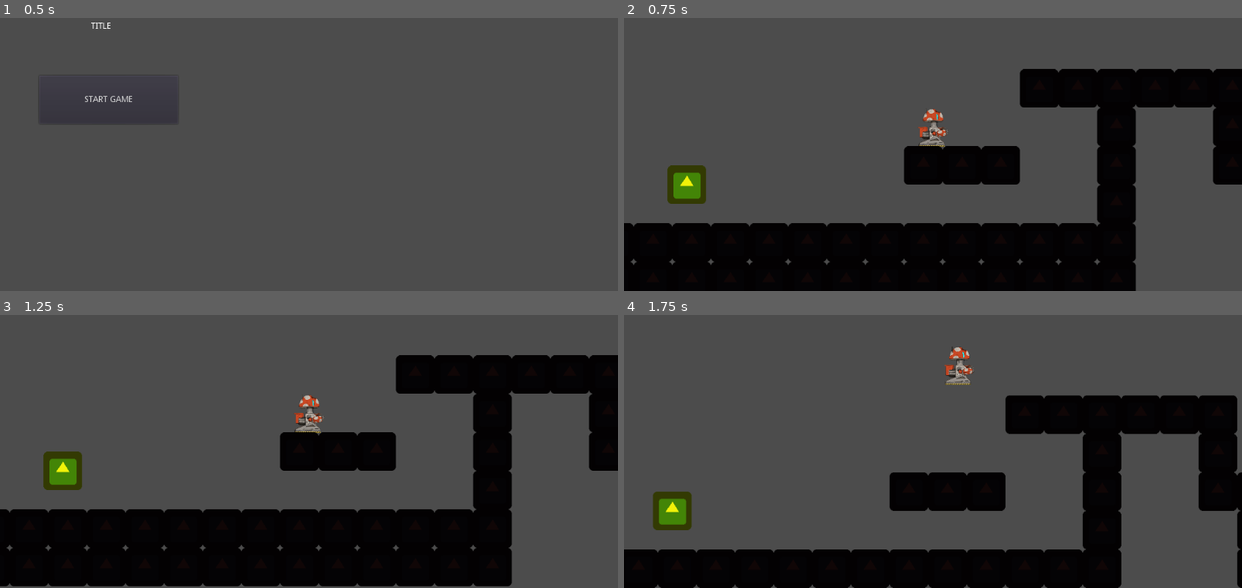
Above: before the commit, frames 1-4 (two rows, left to right).
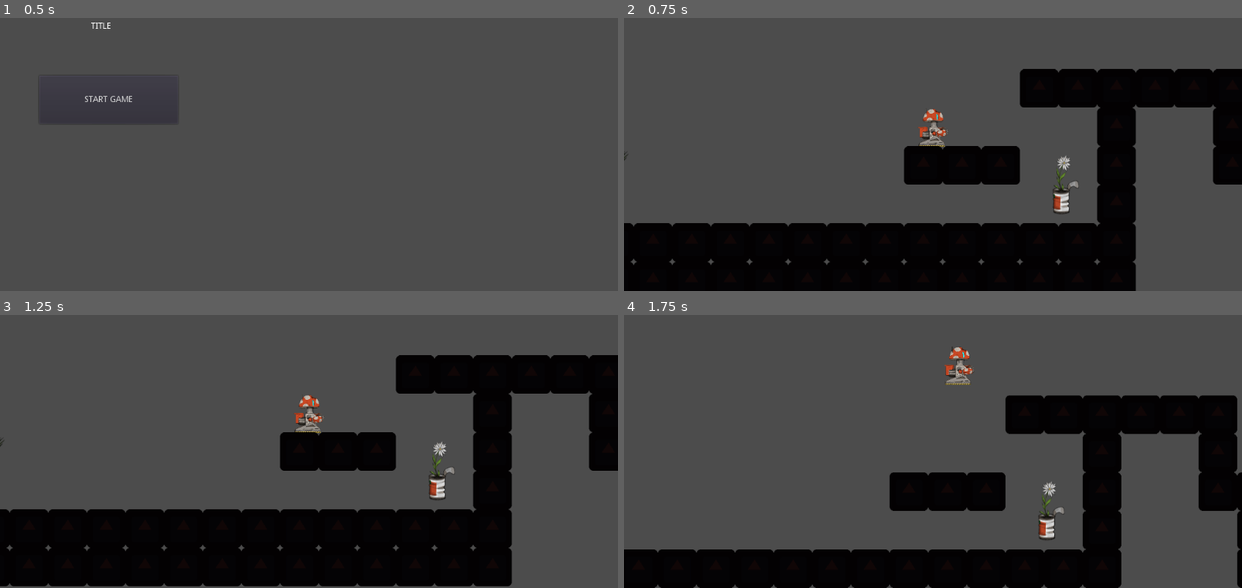
Above: after the commit, the same moments.

Repository: Khaleer/gamejam
Game: Godot game, scene res://main.tscn
Same seed, same stepped clock (60 frames per second), same inputs: the game is played once before the commit and once after it. The engine's default icon, where the game draws it, is replaced by a stand-in: a white triangle on a blue panel in a dark square.
Inputs:
- Up to frame 1 (0.5 s): no input
- Up to frame 2 (0.75 s): click "START GAME" at 0.5 s
- Up to frame 3 (1.25 s): no input
- Up to frame 4 (1.75 s): hold Right (right) from 1.28 s (still down); hold W (jump) from 1.28 s (still down)

Frame 1 is identical in both runs. In frame 2, 1.2% of the frame differs, in the area x 0-74%, y 49-72%; in frame 3, 1.2%; in frame 4, 1.2%, in the area x 4-72%, y 61-83%.

Commit message:
flower&onion update

Diff:
--- a/game/Global.gd
+++ b/game/Global.gd
@@ -1,7 +1,7 @@
 extends Node
 
 var item_one_collected = false
-var item_two_collected = false
-var item_three_collected = false
+var item_onion_collected = false
+var item_flower_collected = false
 var item_four_collected = false
 var item_five_collected = false
--- a/game/global.tscn
+++ /dev/null
@@ -1,3 +0,0 @@
-[gd_scene format=2]
-
-[node name="world" type="Node2D"]
--- a/game/items/Time_machine.gd
+++ b/game/items/Time_machine.gd
@@ -1,6 +1,20 @@
 extends Area2D
 
 
+func item_test():
+	var test = 0
+	if Global.item_flower_collected == true:
+		test = test + 1
+	if Global.item_onion_collected == true:
+		test = test+1
+	if test == 2:
+		return true
+
+
+
+
+
 func _on_Time_machine_body_entered(body: Node) -> void:
-	if body.is_in_group("player") and Global.item_one_collected == true:
+	item_test()
+	if body.is_in_group("player") and item_test() == true:
 		get_tree().change_scene("res://levels/Level_2.tscn")
--- /dev/null
+++ b/game/items/item_blueprint.tscn
@@ -0,0 +1,19 @@
+[gd_scene load_steps=4 format=2]
+
+[ext_resource path="res://items/item.gd" type="Script" id=1]
+[ext_resource path="res://icon.png" type="Texture" id=2]
+
+[sub_resource type="CircleShape2D" id=1]
+radius = 36.1248
+
+[node name="items" type="Area2D"]
+script = ExtResource( 1 )
+
+[node name="CollisionShape2D" type="CollisionShape2D" parent="."]
+shape = SubResource( 1 )
+
+[node name="Sprite" type="Sprite" parent="."]
+modulate = Color( 0.945098, 0.952941, 0.0392157, 1 )
+texture = ExtResource( 2 )
+
+[connection signal="body_entered" from="." to="." method="_on_items_body_entered"]
--- /dev/null
+++ b/game/items/item_flower.gd
@@ -0,0 +1,16 @@
+extends Area2D
+
+
+signal item_collected
+
+func collected():
+	emit_signal("item_collected")
+	Global.item_flower_collected = true
+	queue_free()
+
+func _on_items_body_entered(body):
+	if body.is_in_group("player"):
+		collected()
+
+
+		#global_items.emit_signal("item_collected")
--- /dev/null
+++ b/game/items/item_flower.tscn
@@ -0,0 +1,19 @@
+[gd_scene load_steps=4 format=2]
+
+[ext_resource path="res://items/flower.png" type="Texture" id=1]
+[ext_resource path="res://items/item_flower.gd" type="Script" id=2]
+
+[sub_resource type="CapsuleShape2D" id=1]
+radius = 16.0
+height = 60.0
+
+[node name="items" type="Area2D"]
+script = ExtResource( 2 )
+
+[node name="CollisionShape2D" type="CollisionShape2D" parent="."]
+shape = SubResource( 1 )
+
+[node name="Sprite" type="Sprite" parent="."]
+texture = ExtResource( 1 )
+
+[connection signal="body_entered" from="." to="." method="_on_items_body_entered"]
--- /dev/null
+++ b/game/items/item_onion.gd
@@ -0,0 +1,16 @@
+extends Area2D
+
+
+signal item_collected
+
+func collected():
+	emit_signal("item_collected")
+	Global.item_onion_collected = true
+	queue_free()
+
+func _on_items_body_entered(body):
+	if body.is_in_group("player"):
+		collected()
+
+
+		#global_items.emit_signal("item_collected")
--- a/game/items/item.tscn
+++ b/game/items/item_onion.tscn
@@ -1,10 +1,10 @@
 [gd_scene load_steps=4 format=2]
 
-[ext_resource path="res://icon.png" type="Texture" id=1]
-[ext_resource path="res://items/item.gd" type="Script" id=2]
+[ext_resource path="res://items/onion.png" type="Texture" id=1]
+[ext_resource path="res://items/item_onion.gd" type="Script" id=2]
 
 [sub_resource type="CircleShape2D" id=1]
-radius = 36.1248
+radius = 43.0813
 
 [node name="items" type="Area2D"]
 script = ExtResource( 2 )
@@ -13,7 +13,6 @@
 shape = SubResource( 1 )
 
 [node name="Sprite" type="Sprite" parent="."]
-modulate = Color( 0.945098, 0.952941, 0.0392157, 1 )
 texture = ExtResource( 1 )
 
 [connection signal="body_entered" from="." to="." method="_on_items_body_entered"]
--- a/game/levels/Level_1.tscn
+++ b/game/levels/Level_1.tscn
@@ -1,9 +1,10 @@
-[gd_scene load_steps=5 format=2]
+[gd_scene load_steps=6 format=2]
 
 [ext_resource path="res://items/Time_machine.tscn" type="PackedScene" id=1]
 [ext_resource path="res://player/player.tscn" type="PackedScene" id=2]
 [ext_resource path="res://levels/tileset_1.tscn" type="PackedScene" id=3]
-[ext_resource path="res://items/item.tscn" type="PackedScene" id=4]
+[ext_resource path="res://items/item_flower.tscn" type="PackedScene" id=4]
+[ext_resource path="res://items/item_onion.tscn" type="PackedScene" id=5]
 
 [node name="Level_1" type="Node2D"]
 
@@ -15,5 +16,8 @@
 [node name="Time_machine" parent="." instance=ExtResource( 1 )]
 position = Vector2( 1640, 288 )
 
-[node name="items" parent="." instance=ExtResource( 4 )]
-position = Vector2( 344, 448 )
+[node name="items2" parent="." instance=ExtResource( 4 )]
+position = Vector2( 968, 448 )
+
+[node name="items" parent="." instance=ExtResource( 5 )]
+position = Vector2( 200, 440 )
--- a/game/main_scene.tscn
+++ b/game/main_scene.tscn
@@ -1,9 +1,8 @@
-[gd_scene load_steps=5 format=2]
+[gd_scene load_steps=4 format=2]
 
 [ext_resource path="res://player/player.tscn" type="PackedScene" id=1]
 [ext_resource path="res://levels/tileset_1.tscn" type="PackedScene" id=2]
 [ext_resource path="res://items/Time_machine.tscn" type="PackedScene" id=3]
-[ext_resource path="res://items/item.tscn" type="PackedScene" id=4]
 
 [node name="world" type="Node2D"]
 
@@ -17,6 +16,3 @@
 
 [node name="level" parent="." instance=ExtResource( 2 )]
 tile_data = PoolIntArray( -131077, 1, 0, -65541, 1, 0, -5, 1, 0, 65531, 1, 0, 0, 0, 0, 131067, 1, 0, 65536, 0, 0, 65544 …(1475 unchanged characters)…
-
-[node name="items" parent="." instance=ExtResource( 4 )]
-position = Vector2( 1032, 200 )
--- a/game/player/player.gd
+++ b/game/player/player.gd
@@ -4,8 +4,6 @@
 export var speed = 150
 export var gravity = 1000
 export var jump = -500
-#var jumpCount = 0
-#export var exptrajumps = 1
 
 var velocity = Vector2.ZERO
 
@@ -25,17 +23,6 @@
 		velocity.x -= speed * 2
 		$Sprite.flip_h = true
 
-#func nexttowall():
-#	return nexttorightwall() or nexttoleftwall()
-
-#func nexttorightwall():
-#	return $Right_Cast.is_colliding()
-
-#func nexttoleftwall():
-#	return $Left_Cast.is_colliding()
-
-
-
 func _physics_process(delta):
 
 	get_input()
@@ -46,6 +33,6 @@
 	if Input.is_action_pressed("jump"):
 		var jumpnum = 2
 		jumpnum -= 1
-		if is_on_floor() : #or nexttowall()
+		if is_on_floor():
 
 			velocity.y = jump
Binary file added: game/items/flower.png
Not shown, added: game/items/flower.png.import
Binary file added: game/items/onion.png
Not shown, added: game/items/onion.png.import
